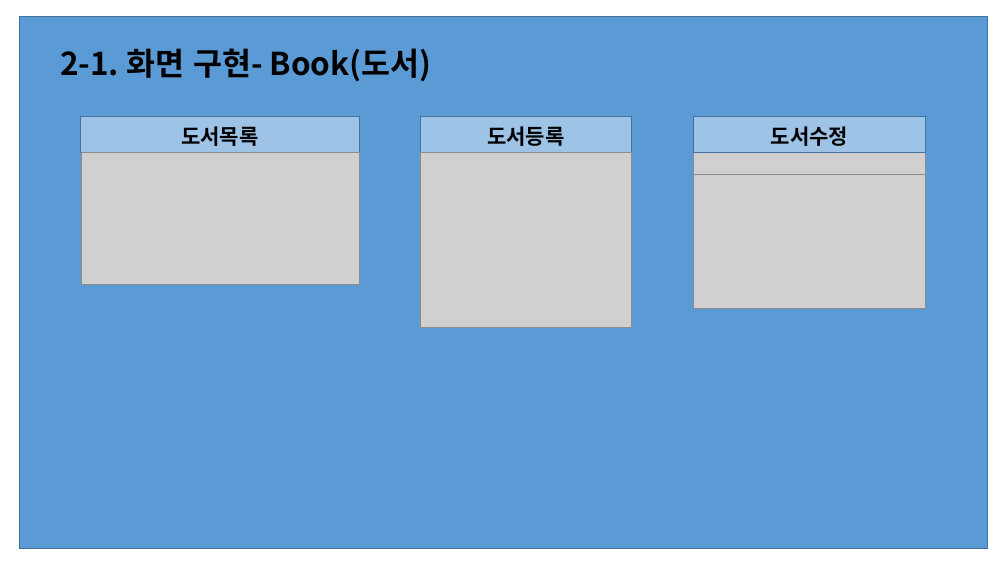
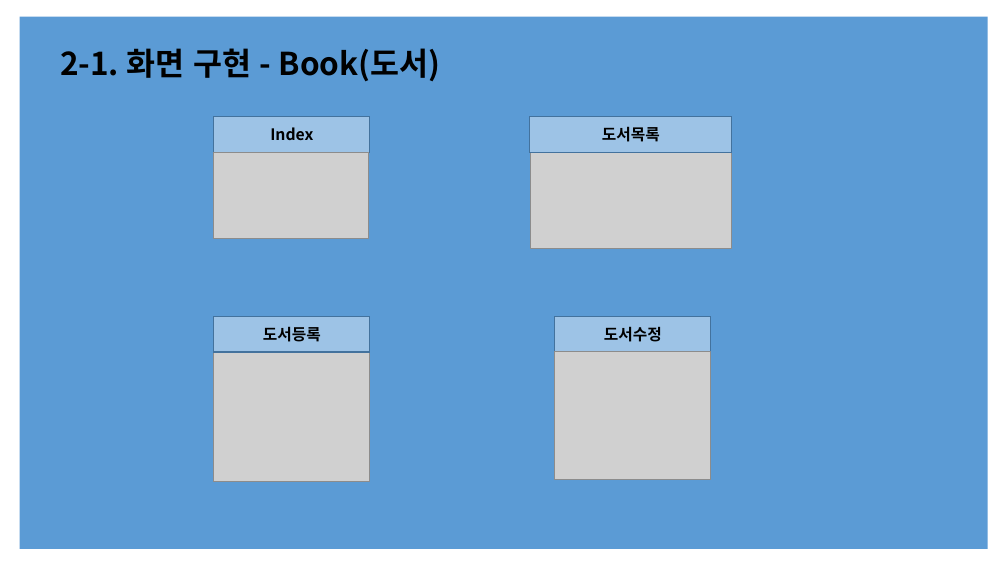
Before and after one commit to GGGGGGGGGGGGGGGil/Performance-Evaluation, a slide deck: slide 4 of 10.모던 웹 애플리케이션 개발2/모던 웹 애플리케이션 개발2_길은섭.pptx. Drawn at 1008x567 pixels with LibreOffice and Linux fonts; fonts in the diff are those of the drawing; grey boxes stand for pictures. Boxes give left, top, right and bottom in pixels: in the first picture for what was removed or moved away, otherwise in the second. Text is boxed around its words. In the diff, an @@ line names an element or a change of style, - is before the commit and + after.

```diff
--- a/10.모던 웹 애플리케이션 개발2/모던 웹 애플리케이션 개발2_길은섭.pptx
+++ b/10.모던 웹 애플리케이션 개발2/모던 웹 애플리케이션 개발2_길은섭.pptx
@@ rectangle at box(20, 17, 988, 549): outline #43739E 1 pt to none @@
@@ title at box(60, 48, 441, 81): spaces changed @@
-2-1. 화면 구현- Book(도서)
+2-1. 화면 구현 - Book(도서)
@@ rectangle: place and size @@
-rectangle at box(81, 117, 359, 153)
+rectangle at box(214, 116, 371, 152)
@@ rectangle: place and size @@
-rectangle at box(420, 117, 632, 153)
+rectangle at box(529, 116, 732, 152)
@@ rectangle removed at box(693, 117, 926, 153) @@
@@ text added at box(270, 127, 313, 141), 15 pt, text #000000, bold @@
+Index
@@ text "도서목록": place and size @@
-text "도서목록" at box(181, 126, 258, 146)
+text "도서목록" at box(602, 126, 660, 142)
@@ picture removed at box(82, 153, 360, 285) @@
@@ picture added at box(214, 152, 369, 238) @@
@@ picture removed at box(420, 153, 631, 328) @@
@@ picture added at box(530, 152, 731, 249) @@
@@ picture removed at box(693, 153, 926, 177) @@
@@ picture removed at box(693, 174, 926, 309) @@
@@ rectangle added at box(214, 316, 371, 352), fill #9DC3E6, outline #43739E 1 pt @@
@@ text "도서등록": place and size @@
-text "도서등록" at box(487, 126, 564, 146)
+text "도서등록" at box(263, 326, 321, 342)
@@ rectangle added at box(555, 316, 712, 352), fill #9DC3E6, outline #43739E 1 pt @@
@@ size 20 to 15 pt in 3 elements at box(602, 126, 660, 142), box(263, 326, 321, 342), box(604, 326, 662, 342) @@
@@ text "도서수정": place and size @@
-text "도서수정" at box(771, 126, 848, 146)
+text "도서수정" at box(604, 326, 662, 342)
@@ picture added at box(214, 352, 371, 482) @@
@@ picture added at box(555, 352, 712, 479) @@
```
Also in this commit, not shown: 7 other slides changed, 2 slides added, 1 other file.
